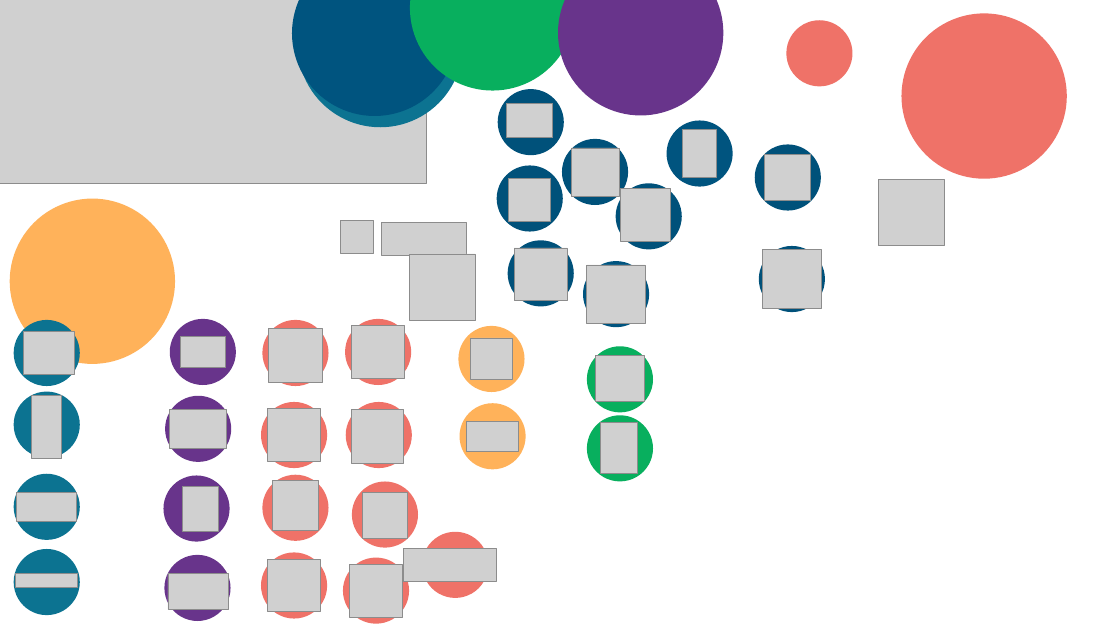
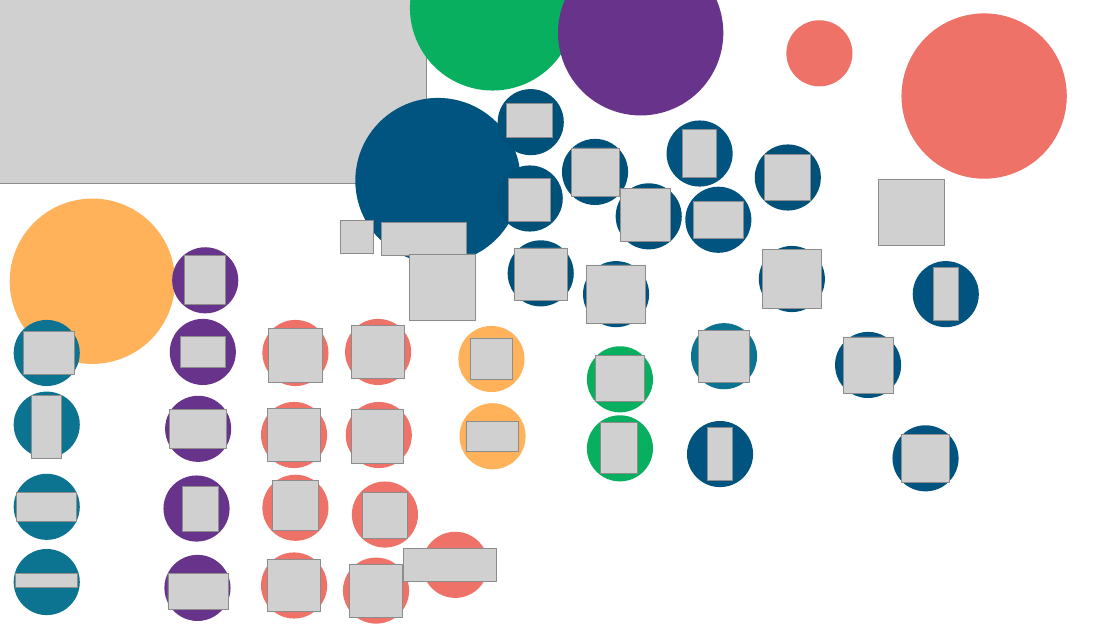
Before and after one commit to xpessoles/TP_Documents_PSI, a slide deck: slide 2 of ChaineFonctionnelle_V2.pptx. Drawn at 1120x630 pixels with LibreOffice and Linux fonts; fonts in the diff are those of the drawing; grey boxes stand for pictures; background and template pictures are left out. Boxes give left, top, right and bottom in pixels: in the first picture for what was removed or moved away, otherwise in the second. Text is boxed around its words. In the diff, an @@ line names an element or a change of style, - is before the commit and + after.

```diff
--- a/ChaineFonctionnelle_V2.pptx
+++ b/ChaineFonctionnelle_V2.pptx
@@ ellipse: place and size @@
-ellipse at box(292, 0, 458, 116)
+ellipse at box(355, 98, 521, 264)
@@ ellipse added at box(686, 187, 752, 253), fill #00547F @@
@@ picture added at box(694, 201, 744, 238) @@
@@ ellipse added at box(172, 247, 239, 313), fill #68348B @@
@@ picture added at box(185, 255, 226, 304) @@
@@ ellipse added at box(913, 261, 980, 328), fill #00547F @@
@@ picture added at box(933, 268, 960, 321) @@
@@ ellipse: place and size @@
-ellipse at box(297, 0, 463, 128)
+ellipse at box(691, 323, 758, 390)
@@ picture added at box(698, 330, 750, 382) @@
@@ ellipse added at box(835, 332, 902, 398), fill #00547F @@
@@ picture added at box(844, 337, 893, 393) @@
@@ ellipse added at box(687, 421, 754, 487), fill #00547F @@
@@ picture added at box(707, 428, 734, 481) @@
@@ ellipse added at box(893, 425, 960, 492), fill #00547F @@
@@ picture added at box(902, 434, 950, 482) @@
```
Also in this commit, not shown: 1 other slide changed.
